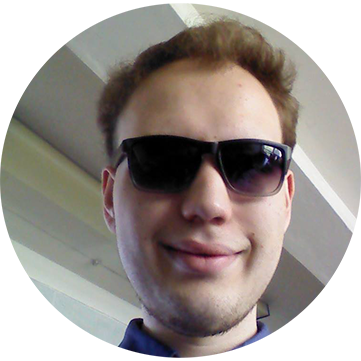
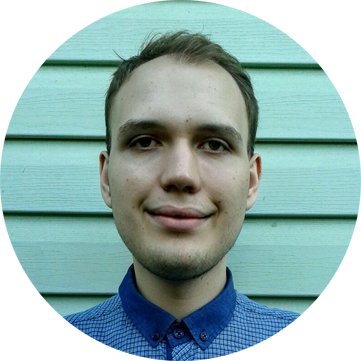
Revision of a layered 361×361 image; what changed, layer by layer:
added layer "Layer 2" above "Layer 1" over [0, 0, 361, 361]
hid "Layer 1" over [0, 3, 361, 358]
